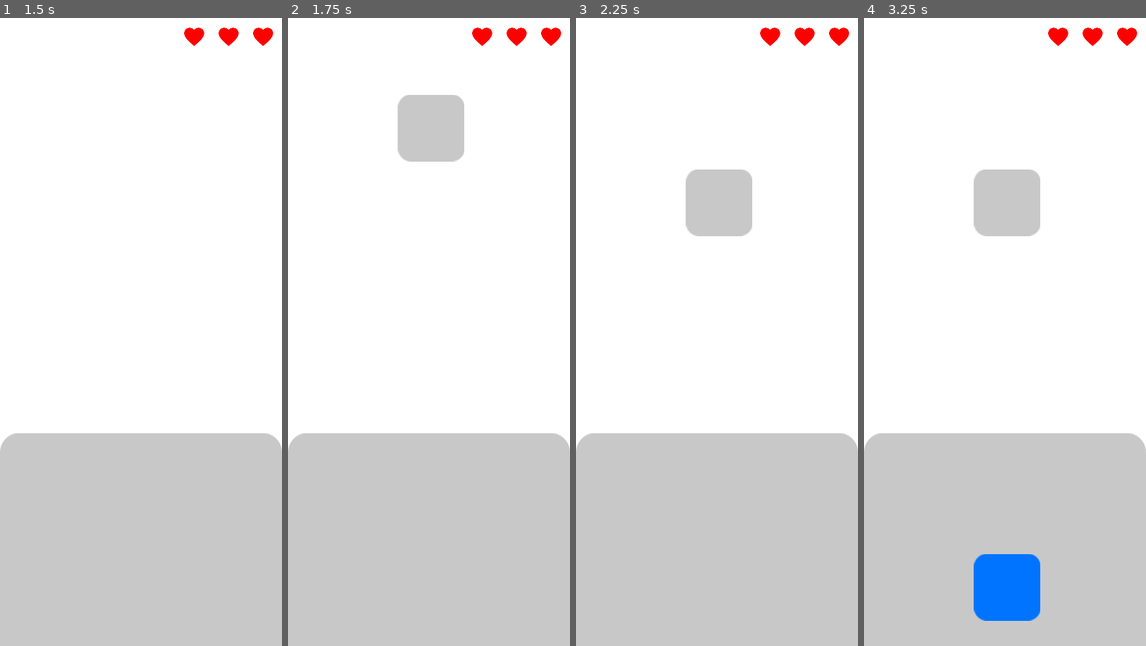
Above: before the commit, frames 1-4 (left to right).
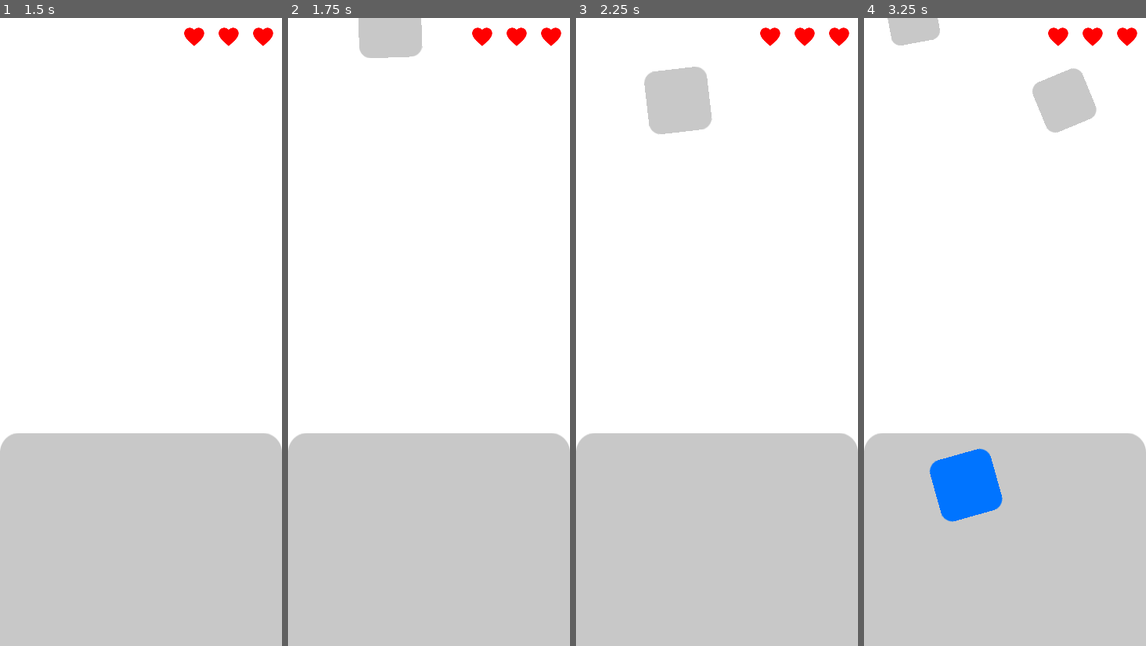
Above: after the commit, the same moments.

Repository: EmilienLeroy/FallingSquare
Game: Godot game, scene res://main.tscn
The game is run twice, just before and just after one commit, with the same random seed, the same clock (stepped at 60 frames per second) and the same inputs.
Inputs (mouse positions are in pixels of both pictures, inside the frame that each line leads up to):
- Up to frame 1 (1.5 s): click (143, 325) at 0.5 s; tap Enter at 1.25 s; move the mouse to (203, 300) at 1.27 s; click (203, 300) at 1.42 s
- Up to frame 2 (1.75 s): no input
- Up to frame 3 (2.25 s): move the mouse to (719, 156) at 2.02 s; click (719, 156) at 2.17 s
- Up to frame 4 (3.25 s): move the mouse to (1007, 131) at 2.77 s; click (1007, 131) at 2.92 s

Frame 1 is identical in both runs. In frame 2, 3.8% of the frame differs, in the area x 25-63%, y 0-23%; in frame 3, 4.6%; in frame 4, 9.3%, in the area x 8-83%, y 0-96%.

Commit message:
✨ Improve square spawn with rand

Diff:
--- a/components/item.gd
+++ b/components/item.gd
@@ -3,12 +3,16 @@
 onready var sprite = $Sprite;
 
 export var gravity = 400;
+var speed_rotation = 0;
 var velocity = Vector2.ZERO;
 var is_under_zone = false;
 var touch_under_zone = false;
 
 func _ready():
 	connect("input_event", self, "_on_input_event");
+
+func _process(delta):
+	rotation += speed_rotation * delta;
 
 func _physics_process(delta):
 	velocity.y += gravity * delta
@@ -23,6 +27,9 @@
 	sprite.material = sprite.material.duplicate()
 	sprite.material.set_shader_param("color", color)
 
+func set_speed_rotation(speed):
+	speed_rotation = speed;
+
 func enter_zone():
 	pass;
 
--- a/views/game.gd
+++ b/views/game.gd
@@ -6,10 +6,12 @@
 var lifes;
 
 func _ready():
-	timer.set_wait_time(1.0)
-	timer.set_one_shot(false)
-	timer.connect("timeout", self, "create_item")
-	add_child(timer)
+	timer.set_wait_time(1.0);
+	timer.set_one_shot(false);
+	timer.connect("timeout", self, "create_item");
+
+	add_child(timer);
+
 	timer.start();
 
 func set_life(life):
@@ -17,10 +19,30 @@
 	$Life.update_hearts(life);
 
 func create_item():
+	var scale = rand_range(0.5, 1.2);
+	var rotation = rand_range(-5, 5);
 	var square = Square.instance();
+
+	update_spawn_time();
+	update_spawn_position();
+
 	square.position = $Spawn.position;
-	square.connect("loose_life", self, "on_life_loose")
+	square.scale = Vector2(scale, scale);
+	square.set_speed_rotation(rotation);
+	square.connect("loose_life", self, "on_life_loose");
+
 	add_child(square);
+
+func update_spawn_time():
+	var time = rand_range(0.5, 1);
+
+	timer.set_wait_time(time);
+
+func update_spawn_position():
+	var positionX = rand_range(30, 300);
+	var positionY = 0;
+
+	$Spawn.position = Vector2(positionX, positionY);
 
 func on_life_loose():
 	lifes = lifes - 1;
